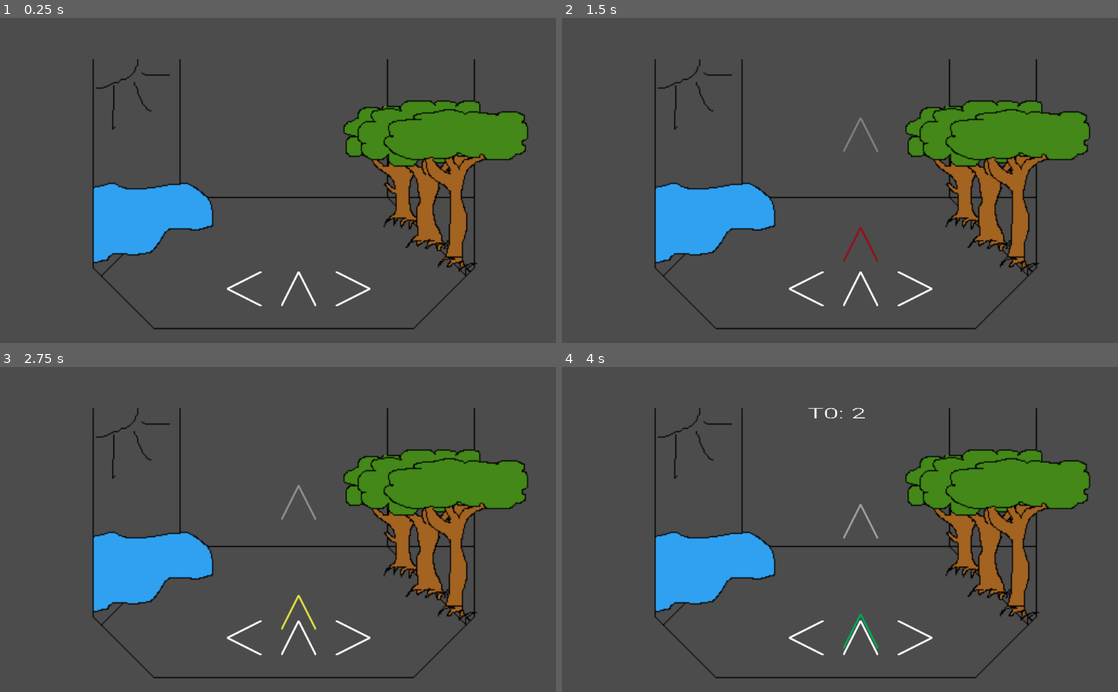
Above: before the commit, frames 1-4 (two rows, left to right).
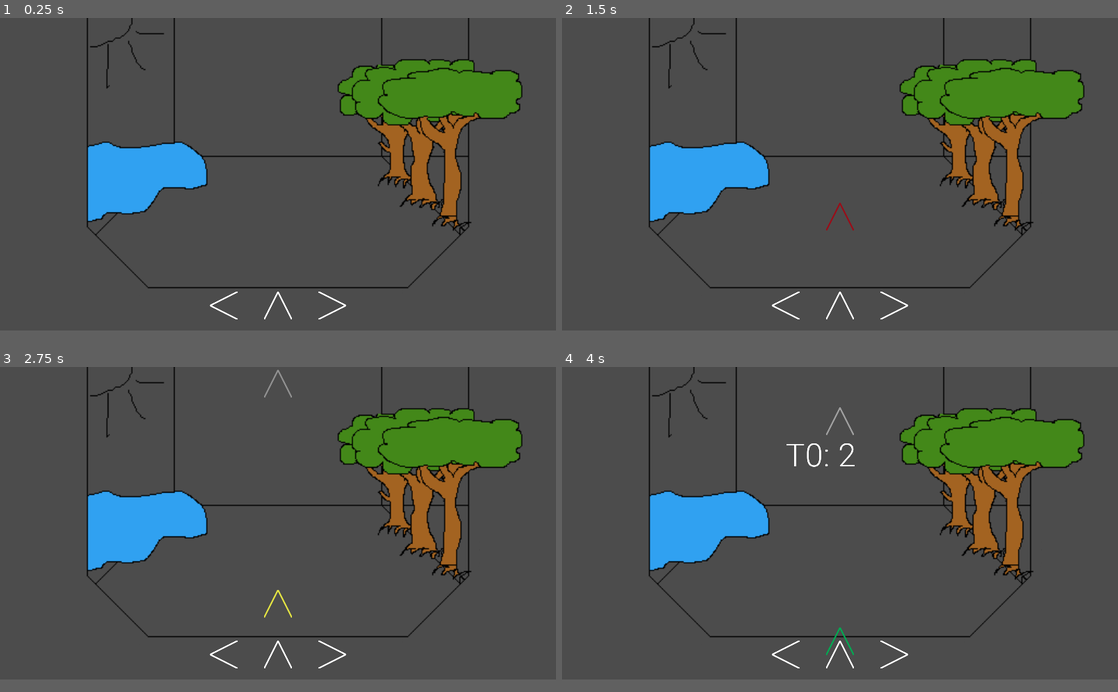
Above: after the commit, the same moments.

Repository: Sntx626/GameJam5
Game: Godot game, scene res://Scenes/MainScene.tscn
Same seed, same stepped clock (60 frames per second), same inputs: the game is played once before the commit and once after it.
Inputs:
- Up to frame 1 (0.25 s): no input
- Up to frame 2 (1.5 s): tap Enter at 0.5 s; hold Right (A_right) 0.53-1.28 s; tap Space at 1.25 s; hold Left (A_left) from 1.28 s (still down)
- Up to frame 3 (2.75 s): release Left (A_left) at 2.03 s; hold Right (A_right) from 2.03 s (still down)
- Up to frame 4 (4 s): release Right (A_right) at 2.78 s; hold Up (A_up) 2.78-3.53 s; hold Left (A_left) from 3.53 s (still down)
In our replay, the window is 800x468 before the commit and 800x450 after it. These sizes can differ from the game's own. Grey fills any space a smaller window leaves; there, only what the larger window draws over its background counts as a difference.

The runs differ from the first frame. In frame 1, 20% of the frame differs, in the area x 15-95%, y 0-96%; in frame 2, 20%; in frame 3, 20%; in frame 4, 20%.

Commit message:
resized window and moved ui

Diff:
--- a/Scenes/MainScene.tscn
+++ b/Scenes/MainScene.tscn
@@ -10,8 +10,7 @@
 script = ExtResource( 1 )
 
 [node name="stageExample" type="Sprite" parent="."]
-position = Vector2( 522.649, 364.315 )
-scale = Vector2( 2, 2 )
+position = Vector2( 256, 144 )
 texture = ExtResource( 4 )
 
 [node name="RythmGame" parent="." instance=ExtResource( 2 )]
--- a/Scenes/UI.tscn
+++ b/Scenes/UI.tscn
@@ -10,18 +10,18 @@
 layer = -5
 
 [node name="ArrowLeft" type="Sprite" parent="UI"]
-position = Vector2( 450, 500 )
+position = Vector2( 206, 265 )
 rotation = -1.5708
-scale = Vector2( 0.5, 0.5 )
+scale = Vector2( 0.2, 0.2 )
 texture = ExtResource( 1 )
 
 [node name="ArrowRight" type="Sprite" parent="UI"]
-position = Vector2( 650, 500 )
+position = Vector2( 306, 265 )
 rotation = 1.5708
-scale = Vector2( 0.5, 0.5 )
+scale = Vector2( 0.2, 0.2 )
 texture = ExtResource( 1 )
 
 [node name="ArrowTop" type="Sprite" parent="UI"]
-position = Vector2( 550, 500 )
-scale = Vector2( 0.5, 0.5 )
+position = Vector2( 256, 265 )
+scale = Vector2( 0.2, 0.2 )
 texture = ExtResource( 1 )
--- a/Scenes/klicker.tscn
+++ b/Scenes/klicker.tscn
@@ -17,11 +17,11 @@
 anchor_top = 0.5
 anchor_right = 0.5
 anchor_bottom = 0.5
-margin_left = 451.961
-margin_top = 69.5051
-margin_right = 633.961
-margin_bottom = 172.505
-rect_scale = Vector2( 0.82685, 0.441441 )
+margin_left = 206.0
+margin_top = 64.0
+margin_right = 406.0
+margin_bottom = 135.0
+rect_scale = Vector2( 0.5, 0.5 )
 size_flags_vertical = 1
 custom_fonts/font = SubResource( 2 )
 text = "Punkte"
--- a/project.godot
+++ b/project.godot
@@ -13,6 +13,15 @@
 config/name="GameJam5"
 run/main_scene="res://Scenes/MainScene.tscn"
 config/icon="res://icon.png"
+
+[display]
+
+window/size/width=512
+window/size/height=288
+window/size/test_width=1080
+window/size/test_height=720
+window/stretch/mode="2d"
+window/stretch/aspect="keep"
 
 [input]
 
